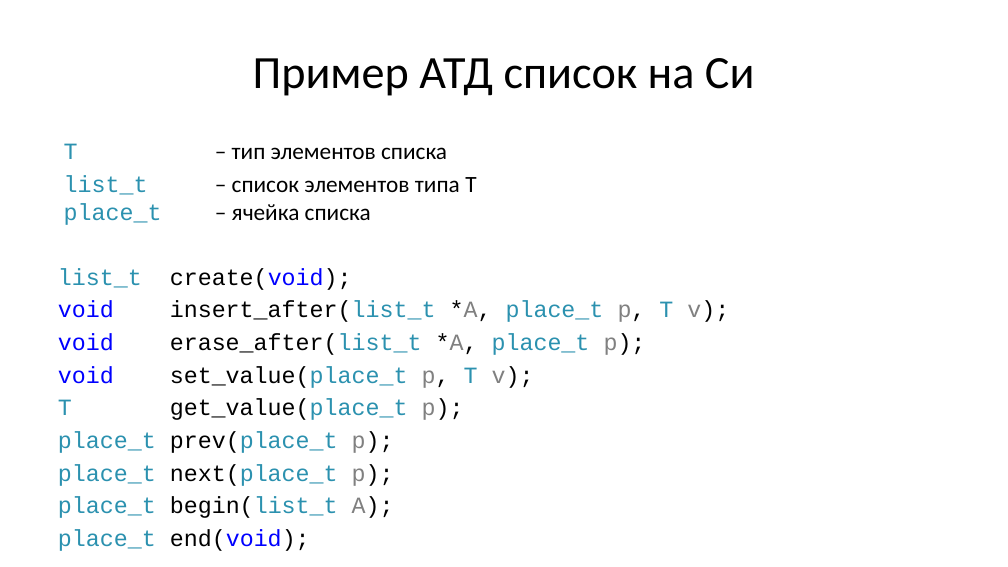
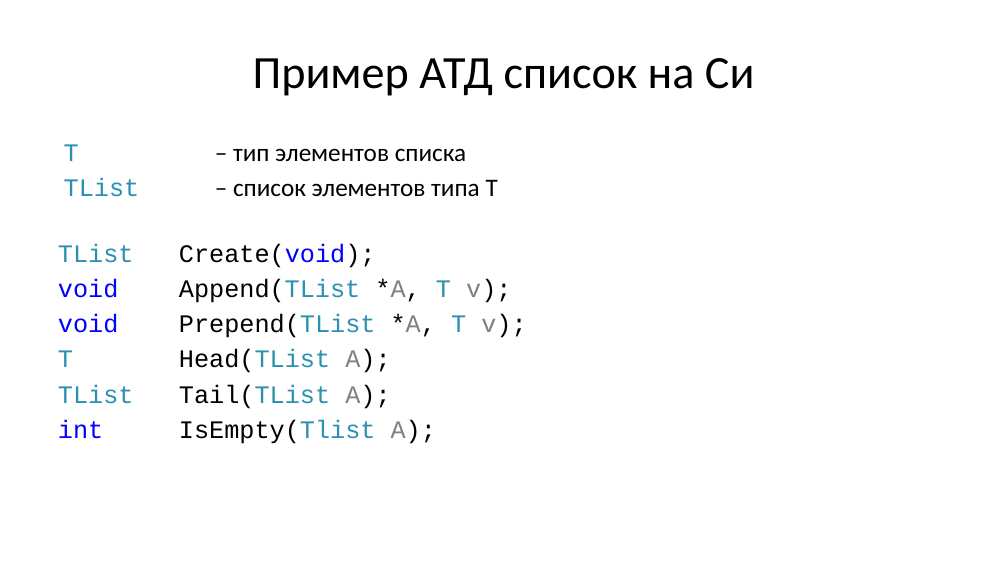
Before and after one commit to Evgueni-Petrov-aka-espetrov/Algorithms-and-Programming-in-C-pptx, a slide deck: slide 15 of 08 Списки.pptx (slide 10 before the commit). Drawn at 1008x567 pixels with LibreOffice and Linux fonts; fonts in the diff are those of the drawing. Boxes give left, top, right and bottom in pixels: in the first picture for what was removed or moved away, otherwise in the second. Text is boxed around its words. In the diff, an @@ line names an element or a change of style, - is before the commit and + after.

```diff
--- a/08 Списки.pptx
+++ b/08 Списки.pptx
@@ text at (64, 144, 466, 162): size 22.2 to 24 pt in "T – тип элементов списка" @@
@@ text at (58, 179, 526, 444): text changed; size 22.2 to 24 pt @@
-list_t – список элементов типа T
-place_t – ячейка списка
-list_t create(void);
-void insert_after(list_t *A, place_t p, T v);
-void erase_after(list_t *A, place_t p);
-void set_value(place_t p, T v);
-T get_value(place_t p);
-place_t prev(place_t p);
-place_t next(place_t p);
-place_t begin(list_t A);
-place_t end(void);
+TList – список элементов типа T
+TList Create(void);
+void Append(TList *A, T v);
+void Prepend(TList *A, T v);
+T Head(TList A);
+TList Tail(TList A);
+int IsEmpty(Tlist A);
```
Also in this commit, not shown: 10 other slides changed, 5 slides added.
